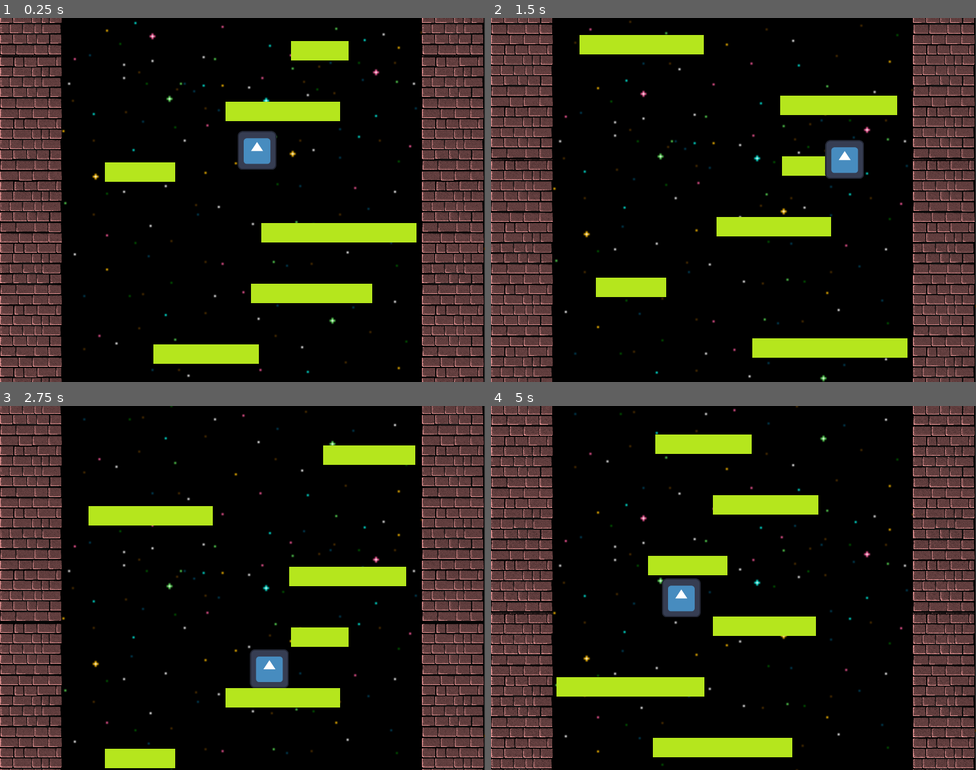
Above: before the commit, frames 1-4 (two rows, left to right).
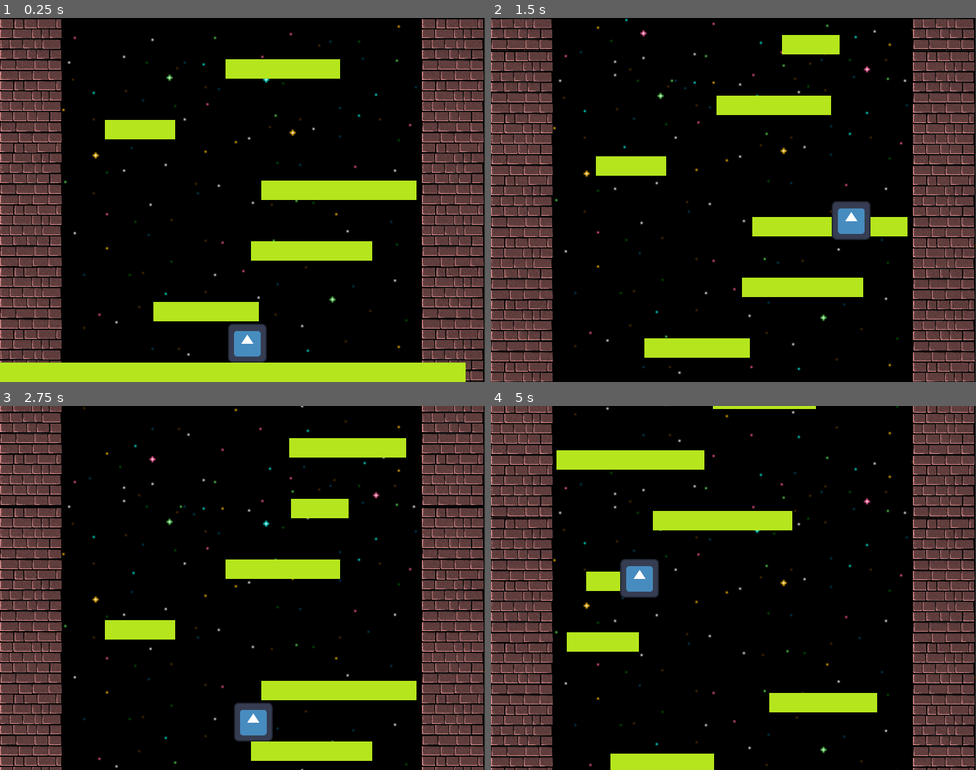
Above: after the commit, the same moments.

Repository: arko-poet/godot-games
Game: Godot game, scene res://main.tscn
Two runs of this game, one before a commit and one after it. Both use one fixed random seed, a clock stepped at 60 frames per second and the inputs below. The engine's default icon, where the game draws it, is replaced by a stand-in: a white triangle on a blue panel in a dark square.
Inputs:
- Up to frame 1 (0.25 s): no input
- Up to frame 2 (1.5 s): hold D (move_right) from 0.53 s (still down); tap Space (jump) at 0.77 s
- Up to frame 3 (2.75 s): tap Space (jump) at 1.52 s; release D (move_right) at 2.03 s; hold A (move_left) from 2.03 s (still down)
- Up to frame 4 (5 s): release A (move_left) at 2.78 s; hold D (move_right) 2.78-4.28 s; tap Space (jump) at 3.02, 3.77, 4.52 s; hold A (move_left) from 4.28 s (still down)

The runs differ from the first frame. In frame 1, 33% of the frame differs, in the area x 0-100%, y 0-100%; in frame 2, 27%; in frame 3, 23%; in frame 4, 28%.

Commit message:
feat(tower): start scrolling once player moves up

Diff:
--- a/tower/tower.gd
+++ b/tower/tower.gd
@@ -2,7 +2,7 @@
 
 signal player_fell_off
 
-const SCROLL_SPEED = 100
+const BASE_SCROLL_SPEED = 100
 const FLOOR_SCENE := preload("res://floor.tscn")
 const FLOOR_COUNT := 10
 const FLOOR_SPACING := 100
@@ -12,6 +12,7 @@
 const MAX_CAMERA_BOOST := 4.0
 const WALL_WIDTH := 102.4 # TODO set actual wall width to this
 
+var is_scrolling := false
 var floors : Array[Floor] = []
 var viewport_size : Vector2
 @onready var camera : Camera2D = $Camera
@@ -34,12 +35,15 @@
 # Called every frame. 'delta' is the elapsed time since the previous frame.
 func _process(delta: float) -> void:
 	# move up the tower
-	var dy = delta * SCROLL_SPEED
+	var dy = delta * BASE_SCROLL_SPEED
 	var camera_center : Vector2 = camera.global_position + viewport_size * 0.5
 	var offset_ratio = (player.position.y - camera_center.y) / (viewport_size.y * 0.5)
+	if offset_ratio <= 0.5:
+		is_scrolling = true
 	if offset_ratio < 0.0:
 		dy *= 1.0 + MAX_CAMERA_BOOST * abs(offset_ratio)
-	camera.global_position.y -= dy
+	if is_scrolling:
+		camera.global_position.y -= dy
 
 	# floor pooling - move floors up if they leave screen
 	if camera.global_position.y + viewport_size.y + FLOOR_HEIGHT * 0.5 < floors[0].position.y:
--- a/tower/tower.tscn
+++ b/tower/tower.tscn
@@ -60,7 +60,7 @@
 
 [node name="Player" type="CharacterBody2D" parent="." unique_id=314330960]
 z_index = 1
-position = Vector2(424, 120)
+position = Vector2(408, 528)
 scale = Vector2(1, 1.0024438)
 collision_mask = 6
 script = ExtResource("5_lny5m")
